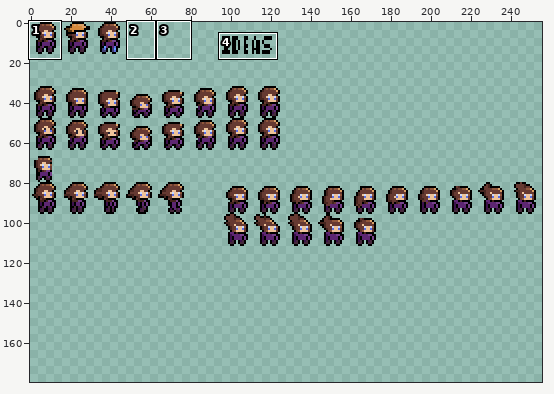
Sprite sheet, stored at Sprites/Character Sprites/MainCharacter.png. The first picture is a wide view before the edit; the outline marks the close-up.
Close-up. Old version:
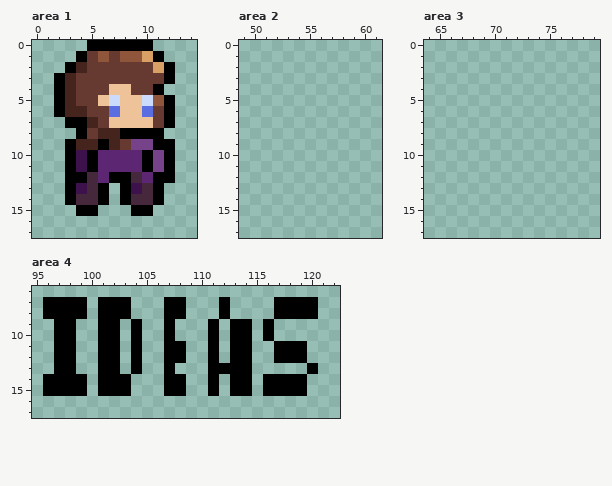
The file is 256x256 pixels. Shown: area 1: x 0..14, y 0..17; area 2: x 49..61, y 0..17; area 3: x 64..79, y 0..17; area 4: x 95..122, y 6..17. The wide view leaves out empty margins. The commit also changed other parts of the picture, which this record leaves out.
Now the later version:
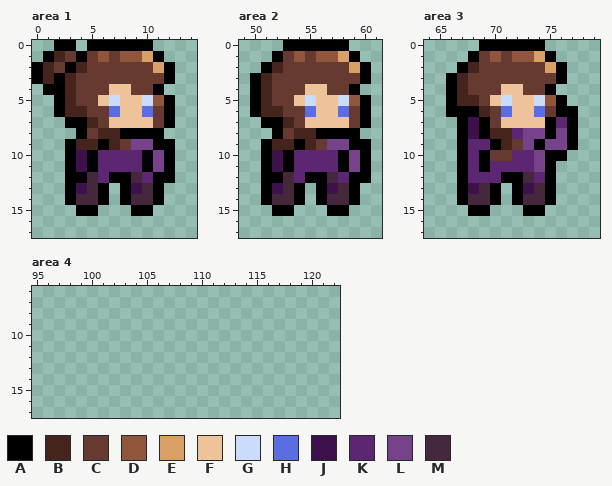
Palette (. is transparent): A #000000  B #45241e  C #663931  D #8f563b  E #d9a066  F #eec39a  G #cbdbfc  H #5b6ee1  J #3c114c  K #5d2672  L #76428a  M #45283c
Changes in this commit:
Changed rows in their new state; - is an unchanged pixel.
Area 1:
first column x 0:
 0 --AA
 1 -ABC
 2 ABC-
 3 AB--
 4 -A--
Area 2:
first column x 50:
 0 ---AAAAAA--
 1 --ACDCDDEA-
 2 -ABCCCCCCEA
 3 ABCCCCCCCCA
 4 ABCCCFFCCA-
 5 ABCCFGFFGDA
 6 ABBCCHFFHCA
 7 -AABCFFFFCA
 8 --ACBBAAAA-
 9 -ABBABCLLAA
10 -AJAKKKKALA
11 -AJAKKKKALA
12 -AAMKAAMKAA
13 -AJMA-AJMA-
14 -AMMA-AMMA-
15 --AA---AA--
Area 3:
first column x 66:
 0 ---AAAAAA---
 1 --ACDCDDEA--
 2 -ABCCCCCCEA-
 3 ABCCCCCCCCA-
 4 ABCCCFFCCA--
 5 ABBCFGFFGDA-
 6 AAABCHFFHCAA
 7 -AJACFFFFAKA
 8 -AJABBKLLALA
 9 -AKKABCLALLA
10 -AKACCKKLAA-
11 -AKAKKKKLA--
12 -AKKKAAMKA--
13 -AJMA-AJMA--
14 -AMMA-AMMA--
15 --AA---AA---
Area 4:
first column x 96:
 7 ....-...---..---.----....
 8 ....-...---..---.----....
 9 -..--..-.--.---.-..-.----
10 -..--..-.--.---.-..-.----
11 -..--..-.--..--.-..--...-
12 -..--..-.--..--.-..--...-
13 -..--..-.--.---....-----.
14 ....-...---..--.-..-....-
15 ....-...---..--.-..-....-
